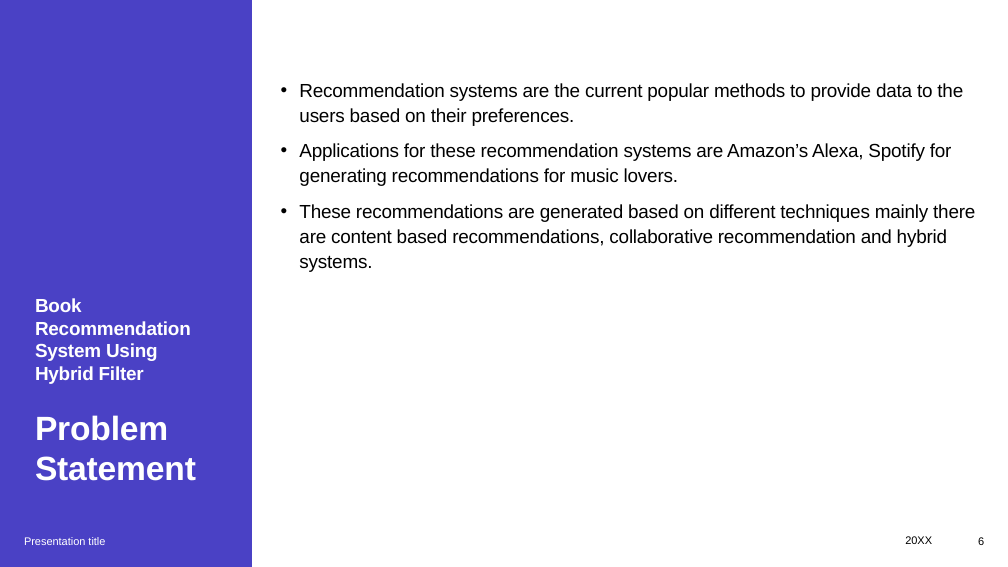
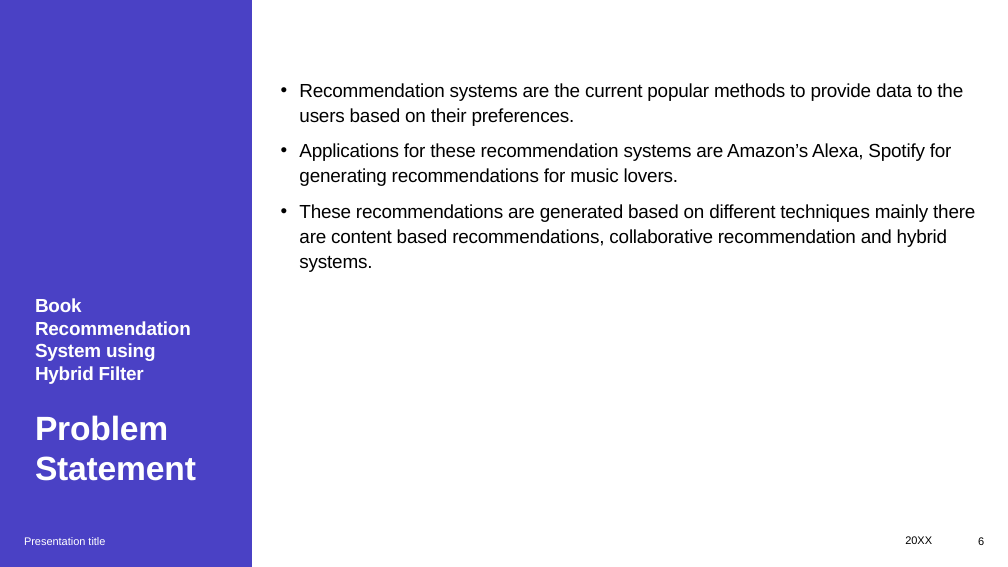
Before and after one commit to rvc13-dev/bookrecsystem, a slide deck: slide 6 of report/Presentation.pptx. Drawn at 1008x567 pixels with LibreOffice and Linux fonts; fonts in the diff are those of the drawing. Boxes give left, top, right and bottom in pixels: in the first picture for what was removed or moved away, otherwise in the second. Text is boxed around its words. In the diff, an @@ line names an element or a change of style, - is before the commit and + after.

```diff
--- a/report/Presentation.pptx
+++ b/report/Presentation.pptx
@@ title at [35,298,196,481]: text changed @@
-Book Recommendation System Using Hybrid Filter
-Problem Statement
+Book Recommendation System using Hybrid Filter
+Problem Statement
```
Also in this commit, not shown: 9 other slides changed.
